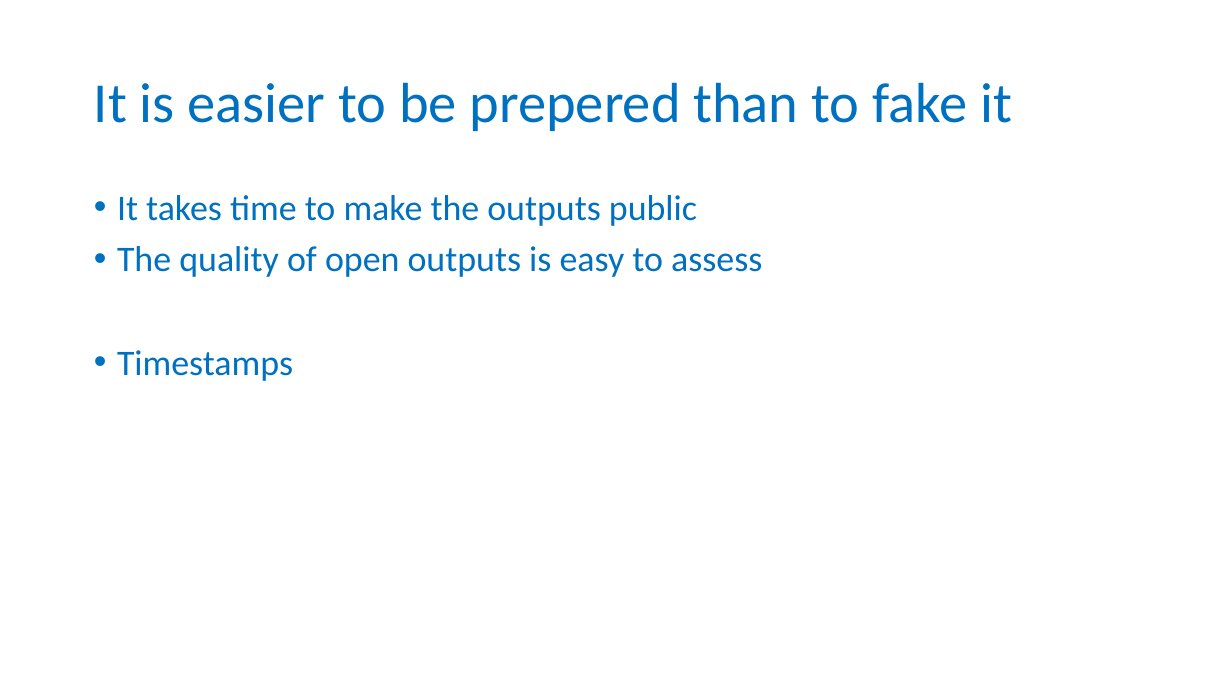
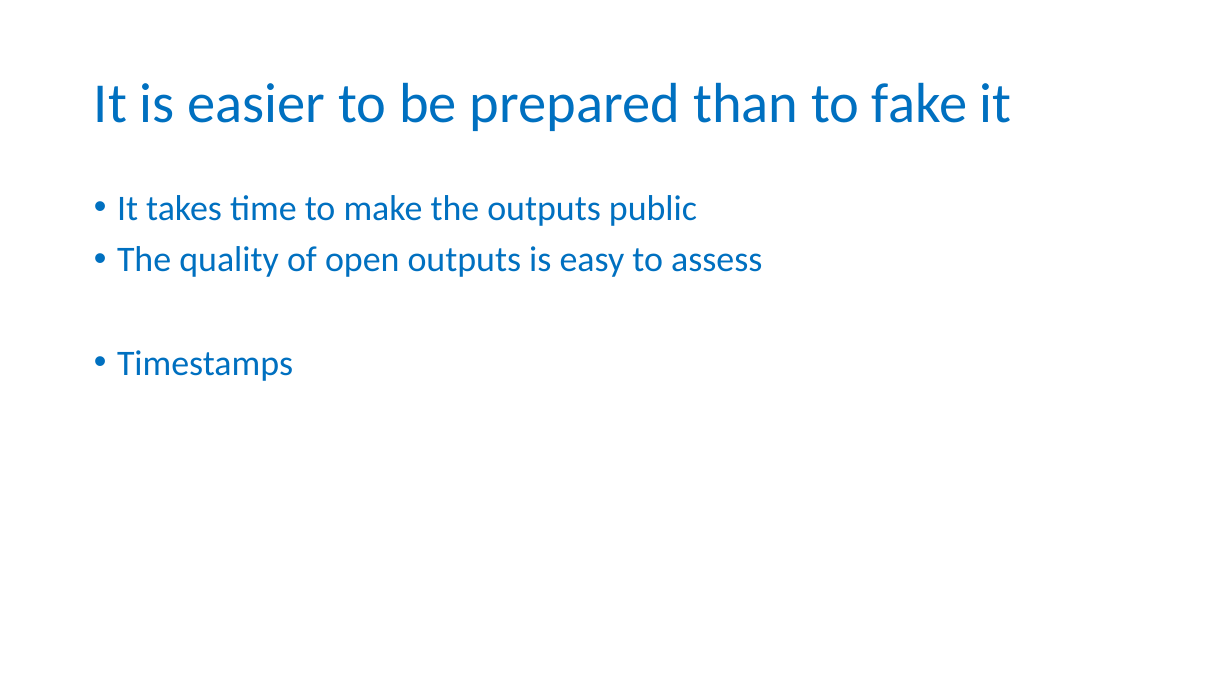
Before and after one commit to carpentries-incubator/fair-for-leaders, a slide deck: slide 18 of instructors/01_Why_are_we_here.pptx. Drawn at 1232x693 pixels with LibreOffice and Linux fonts; fonts in the diff are those of the drawing; background and template pictures are left out. Boxes give left, top, right and bottom in pixels: in the first picture for what was removed or moved away, otherwise in the second. Text is boxed around its words. In the diff, an @@ line names an element or a change of style, - is before the commit and + after.

```diff
--- a/instructors/01_Why_are_we_here.pptx
+++ b/instructors/01_Why_are_we_here.pptx
@@ title at box(94, 82, 1012, 131): text changed @@
-It is easier to be prepered than to fake it
+It is easier to be prepared than to fake it
```
Also in this commit, not shown: 1 other slide changed, 1 other file.
